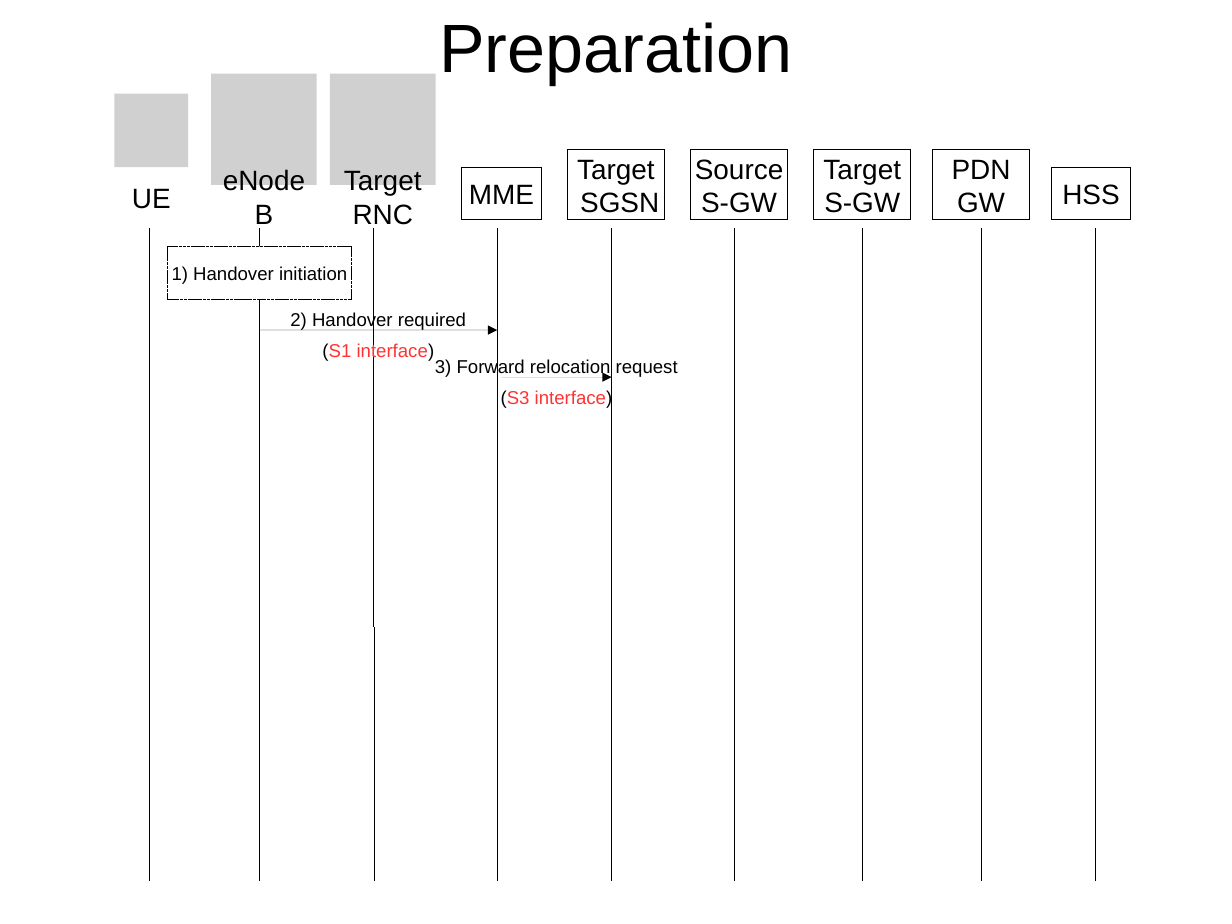
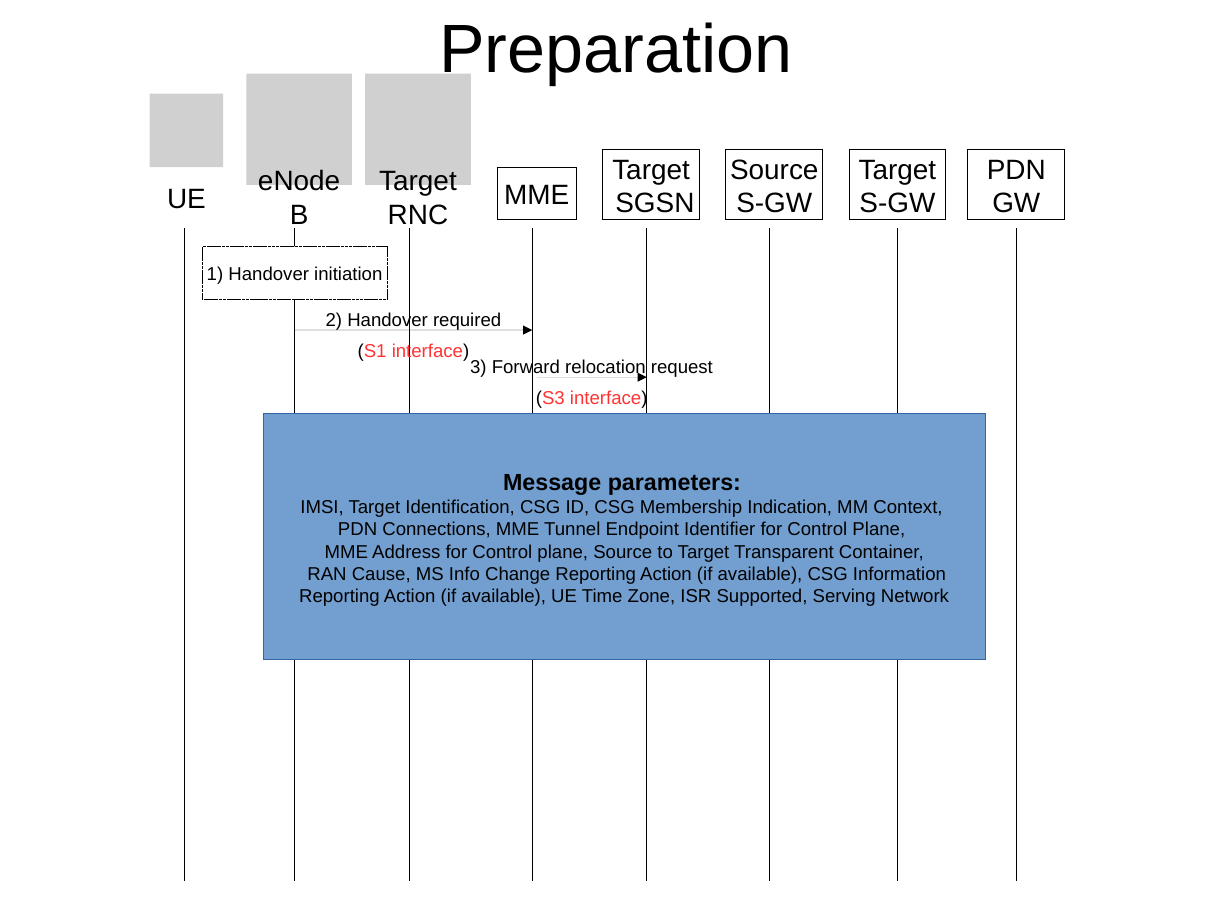
Before and after one commit to Telemaco019/UON-sdn_assignment, a slide deck: slide 3 of LTE-Assignment/Presentation/presentation.odp. Drawn at 1232x924 pixels with LibreOffice and Linux fonts; fonts in the diff are those of the drawing; grey boxes stand for pictures. Boxes give left, top, right and bottom in pixels: in the first picture for what was removed or moved away, otherwise in the second. Text is boxed around its words. In the diff, an @@ line names an element or a change of style, - is before the commit and + after.

```diff
--- a/LTE-Assignment/Presentation/presentation.odp
+++ b/LTE-Assignment/Presentation/presentation.odp
@@ rectangle removed at <box>1052,168,1131,220</box> @@
-HSS
@@ 10 lines, 6 rectangles, 3 pictures: place and size @@
-10 lines, 6 rectangles, 3 pictures at <box>114,74,1031,880</box>
+10 lines, 6 rectangles, 3 pictures at <box>150,74,1065,880</box>
@@ line removed from (1096, 229) to (1096, 880) @@
@@ rectangle added at <box>264,414,986,660</box>, fill #729FCF, outline #3465A4 0 pt, 12 pt, text #000000 @@
+Message parameters:
+IMSI, Target Identification, CSG ID, CSG Membership Indication, MM Context,
+PDN Connections, MME Tunnel Endpoint Identifier for Control Plane,
+MME Address for Control plane, Source to Target Transparent Container,
+RAN Cause, MS Info Change Reporting Action (if available), CSG Information
+Reporting Action (if available), UE Time Zone, ISR Supported, Serving Network
```
Also in this commit, not shown: 7 other slides changed, 28 other files.
